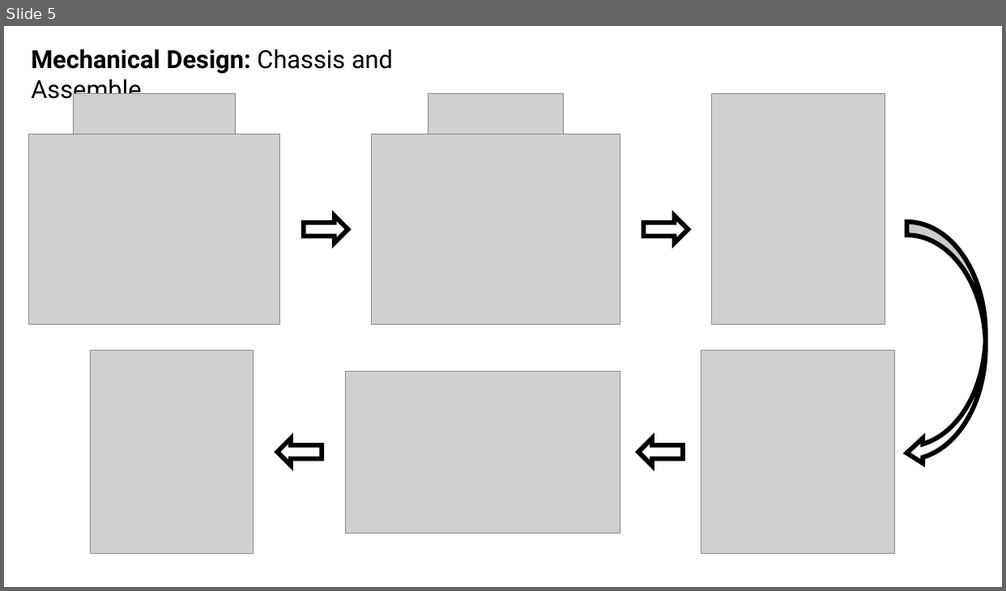
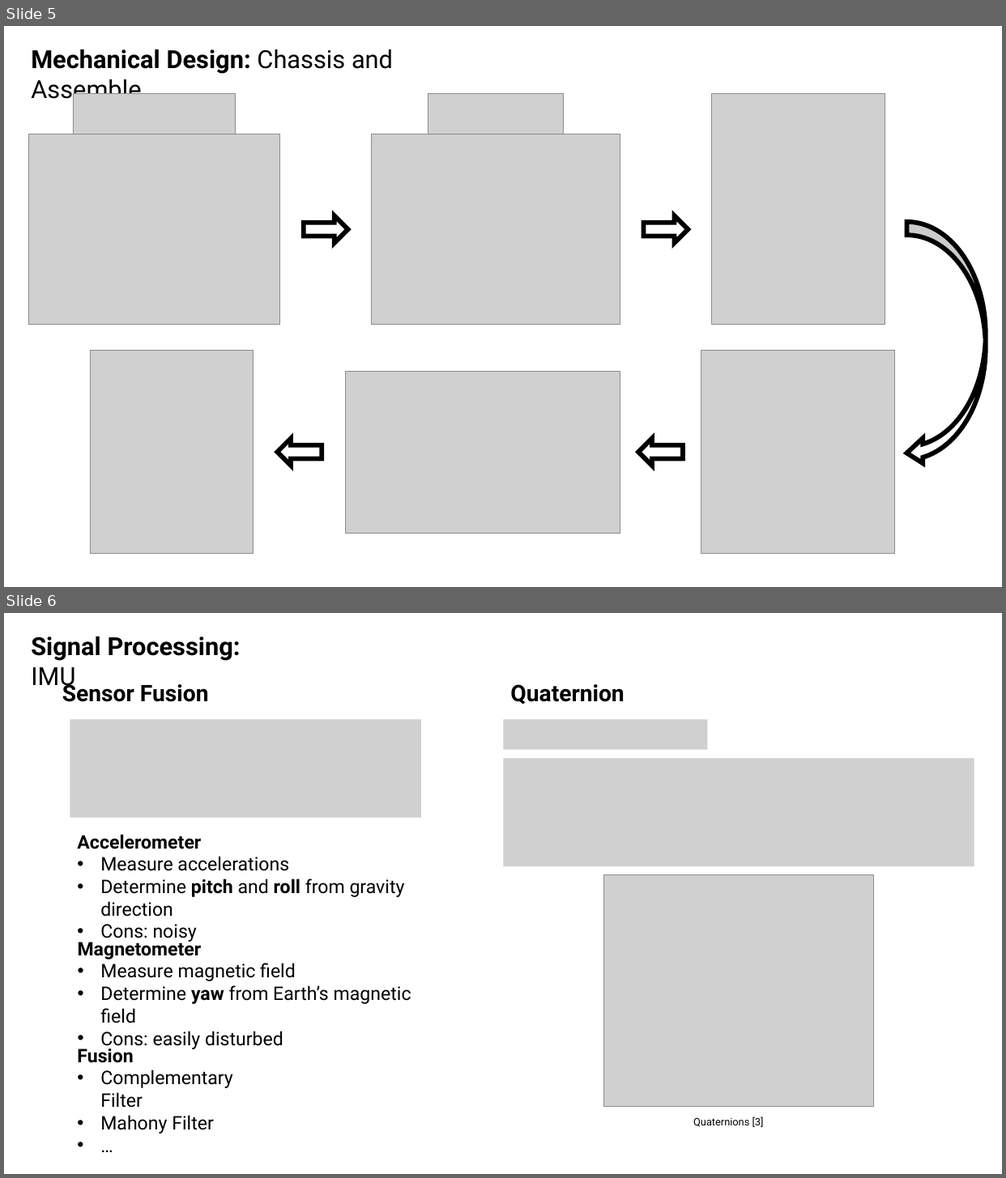
Before and after one commit to Klaaktu/balance-bot, a slide deck: Presentation/Presentation1.pptx. Shown one above the other, each under a label of ours: slide 5 before the commit, slides 5 and 6 after it. The pictures are 1006x591 and 1006x1178 pixels, drawn with LibreOffice and Linux fonts; fonts in the diff are those of the drawing; grey boxes stand for pictures. Boxes give left, top, right and bottom in pixels: in the first picture for what was removed or moved away, otherwise in the second. Text is boxed around its words. In the diff, an @@ line names an element or a change of style, - is before the commit and + after.

```diff
--- a/Presentation/Presentation1.pptx
+++ b/Presentation/Presentation1.pptx
@@ slide 6 added at (4, 613, 1002, 1174), background #FFFFFF @@
@@ text added at (31, 636, 241, 692), 24 pt, text #000000, bold @@
+Signal Processing: IMU
@@ text added at (510, 684, 624, 705), 22 pt, text #000000, bold @@
+Quaternion
@@ picture added at (503, 719, 708, 749) @@
@@ picture added at (503, 758, 974, 867) @@
@@ picture added at (604, 875, 874, 1107) @@
@@ group added at (62, 680, 421, 1134): 4 texts, 1 picture @@
+Sensor Fusion
+Accelerometer
+• Measure accelerations
+• Determine pitch and roll from gravity direction
+• Cons: noisy
+Magnetometer
+• Measure magnetic field
+• Determine yaw from Earth’s magnetic field
+• Cons: easily disturbed
+Fusion
+• Complementary Filter
+• Mahony Filter
+• …
@@ text added at (693, 1117, 764, 1127), 10 pt, text #000000 @@
+Quaternions [3]
```
Also in this commit, not shown: 8 slides changed, 1 slide removed, 6 other files.
